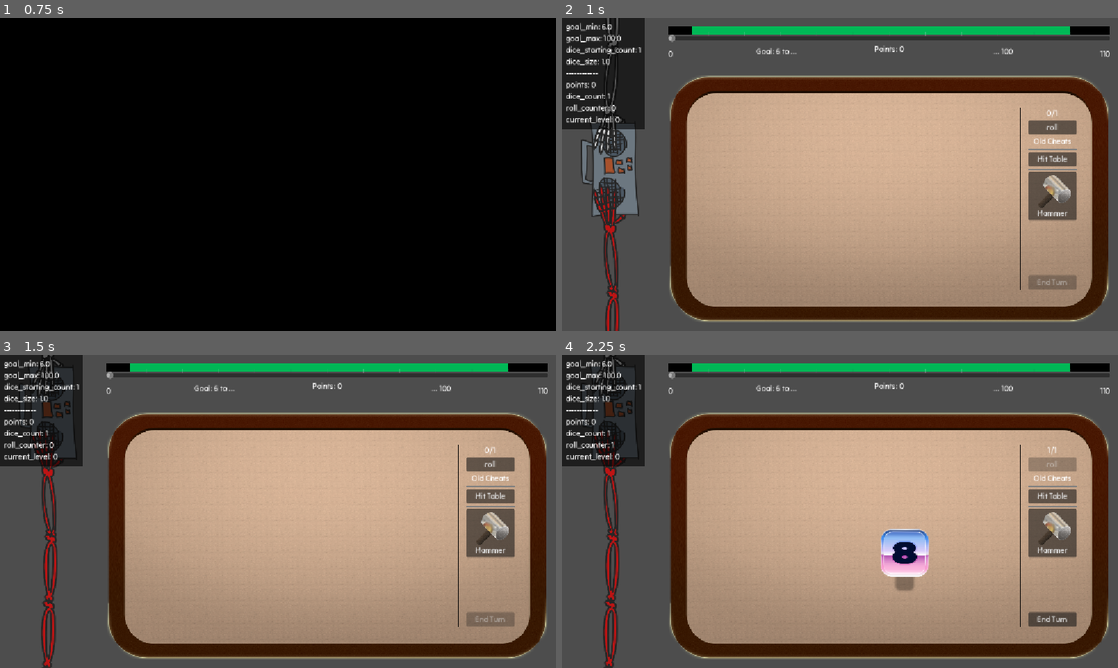
Above: before the commit, frames 1-4 (two rows, left to right).
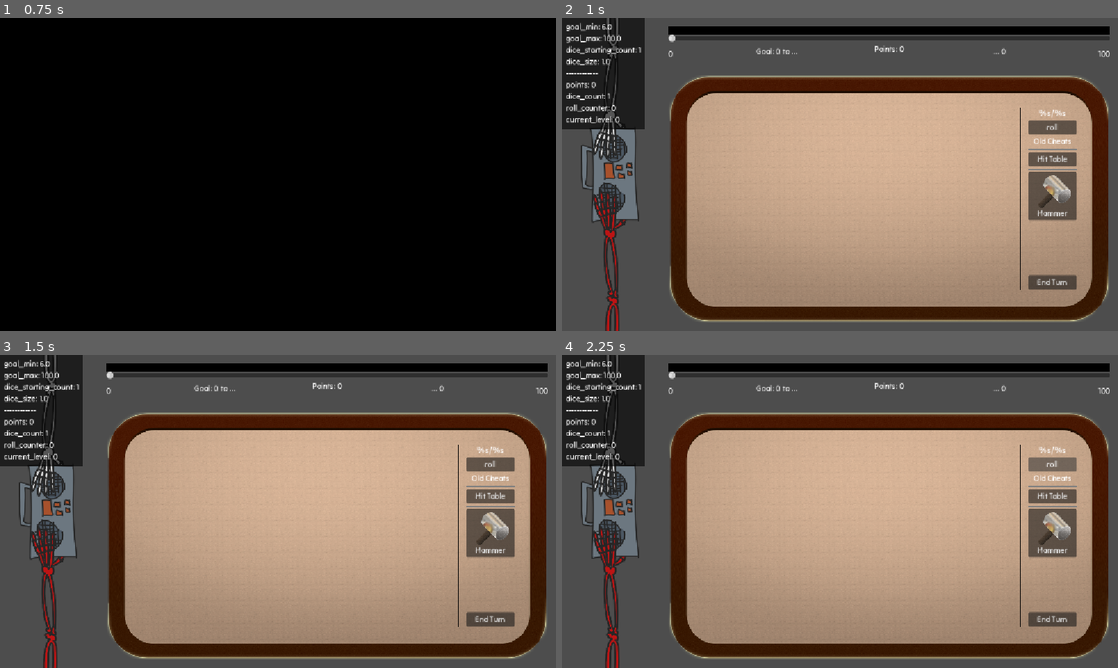
Above: after the commit, the same moments.

Repository: vhoyer/ludum_dare_60
Game: Godot game, scene res://stages/main_menu/main_menu.tscn
Two runs of this game, one before a commit and one after it. Both use one fixed random seed, a clock stepped at 60 frames per second and the inputs below.
Inputs (mouse positions are in pixels of both pictures, inside the frame that each line leads up to):
- Up to frame 1 (0.75 s): click "start! ,)" at 0.5 s
- Up to frame 2 (1 s): no input
- Up to frame 3 (1.5 s): move the mouse to (400, 495) at 1.27 s; hold Right (ui_right) from 1.28 s (still down); tap K at 1.35 s; click (400, 495) at 1.42 s
- Up to frame 4 (2.25 s): release Right (ui_right) at 2 s; click "roll" at 2 s

Frame 1 is identical in both runs. In frame 2, 4.0% of the frame differs, in the area x 3-98%, y 1-100%; in frame 3, 5.5%; in frame 4, 6.9%, in the area x 3-98%, y 0-100%.
Error after the commit: Parse Error: Cannot infer the type of "goal_gauge_model" variable because the value doesn't have a set type. (res://stages/main/main.gd:40)

Commit message:
🔥 Remove unnused goal_gauges

Diff:
--- a/stages/main/main.gd
+++ b/stages/main/main.gd
@@ -10,13 +10,7 @@
 var dice_spawn: Node2D = %DiceSpawn
 
 @onready
-var goal_gauge: Label = %GoalGauge
-
-@onready
-var goal_gauge_2: UiGoalWithinRangeOfRange = %GoalGauge2
-
-@onready
-var goal_gauge_3: UiGoalWithinRangeOfRange = %GoalGauge3
+var goal_gauge: UiGoalWithinRangeOfRange = %GoalGauge
 
 @onready
 var tug_of_war: GameTugOfWar = %GameTugOfWar
@@ -48,17 +42,13 @@
 
 	SaveManager.data.watch(self, ['points', 'current_level'], func():
 		tug_of_war.value = SaveManager.data.points / LevelsManager.current.goal_min
-		goal_gauge.text = goal_gauge_model.format(SaveManager.data).format(LevelsManager.current)
-		goal_gauge_2.set_points_goal_min_goal_max_default_min_max(
+
+		goal_gauge.set_points_goal_min_goal_max_default_min_max(
 			SaveManager.data.points,
 			clamp(int(LevelsManager.current.goal_min), 0, LEVEL_GOAL_MAXIMUM_MILLION),
 			clamp(int(LevelsManager.current.goal_max), 0, LEVEL_GOAL_MAXIMUM_MILLION))
-		goal_gauge_3.set_points_goal_min_goal_max_default_min_max(
-			SaveManager.data.points,
-			clamp(int(LevelsManager.current.goal_min), 0, LEVEL_GOAL_MAXIMUM_MILLION),
-			clamp(int(LevelsManager.current.goal_max), 0, LEVEL_GOAL_MAXIMUM_MILLION))
-		goal_gauge_3.tick_count = 13
-		goal_gauge_3.editable = false
+		goal_gauge.tick_count = 13
+		goal_gauge.editable = false
 		pass)
 
 	SaveManager.data.watch(self, ['roll_counter', 'current_level'], func():
--- a/stages/main/main.tscn
+++ b/stages/main/main.tscn
@@ -3,10 +3,9 @@
 [ext_resource type="Script" uid="uid://bjdopl13o6krk" path="res://stages/main/main.gd" id="1_60rri"]
 [ext_resource type="PackedScene" uid="uid://cpsa1qlgdobpb" path="res://components/game_tug_of_war/game_tug_of_war.tscn" id="2_usqqw"]
 [ext_resource type="PackedScene" uid="uid://usqu7frh72wo" path="res://components/game_cursor/game_cursor.tscn" id="2_woy08"]
-[ext_resource type="PackedScene" uid="uid://civatcvgc70eb" path="res://components/ui_goal_within_range_of_range/ui_goal_within_range_of_range.tscn" id="5_l7y0w"]
 [ext_resource type="PackedScene" uid="uid://kfbhin5nkdnx" path="res://components/game_table/game_table.tscn" id="5_no1gd"]
 [ext_resource type="Script" uid="uid://d161jm3n6y53c" path="res://components/game_cursor/cursor_on_parent.gd" id="6_4vbm2"]
-[ext_resource type="PackedScene" path="res://components/ui_goal_within_range_of_range/ui_goal_within_range_of_range_wide.tscn" id="6_drn0y"]
+[ext_resource type="PackedScene" uid="uid://dnwbop5o5ljf" path="res://components/ui_goal_within_range_of_range/ui_goal_within_range_of_range_wide.tscn" id="6_drn0y"]
 [ext_resource type="Script" uid="uid://bkm48xrdtc50e" path="res://stages/main/debug_label.gd" id="6_no1gd"]
 [ext_resource type="Resource" uid="uid://i1wcyjmq7t4p" path="res://components/game_cursor/cursors/hand.tres" id="7_no1gd"]
 [ext_resource type="Texture2D" uid="uid://coi5iha6ct8ep" path="res://assets/hammer/hammer1.png" id="9_802tp"]
@@ -87,19 +86,7 @@
 layout_mode = 2
 theme_type_variation = &"MarginContainerMedium"
 
-[node name="GoalGauge" type="Label" parent="VBoxContainer/GoalGauge" unique_id=994138250]
-unique_name_in_owner = true
-visible = false
-layout_mode = 2
-text = "points: {points} | min target: {goal_min}; max target: {goal_max}"
-
-[node name="GoalGauge2" parent="VBoxContainer/GoalGauge" unique_id=1012150934 instance=ExtResource("5_l7y0w")]
-unique_name_in_owner = true
-visible = false
-layout_mode = 2
-min_value = 6.0
-
-[node name="GoalGauge3" parent="VBoxContainer/GoalGauge" unique_id=1855809116 instance=ExtResource("6_drn0y")]
+[node name="GoalGauge" parent="VBoxContainer/GoalGauge" unique_id=1855809116 instance=ExtResource("6_drn0y")]
 unique_name_in_owner = true
 layout_mode = 2
 
